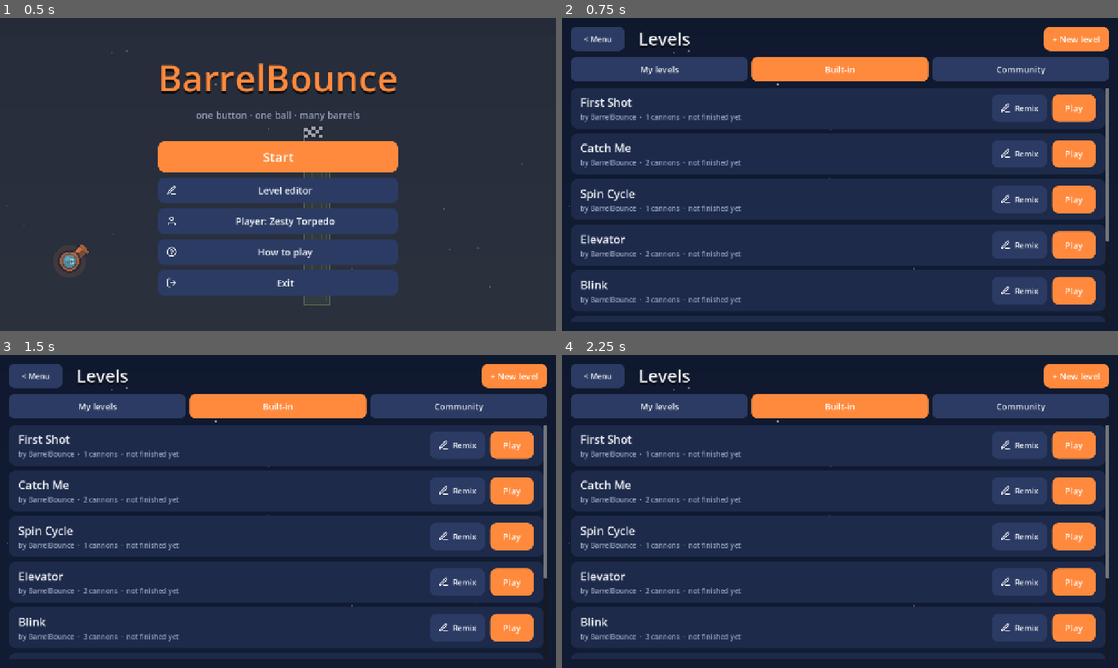
Above: before the commit, frames 1-4 (two rows, left to right).
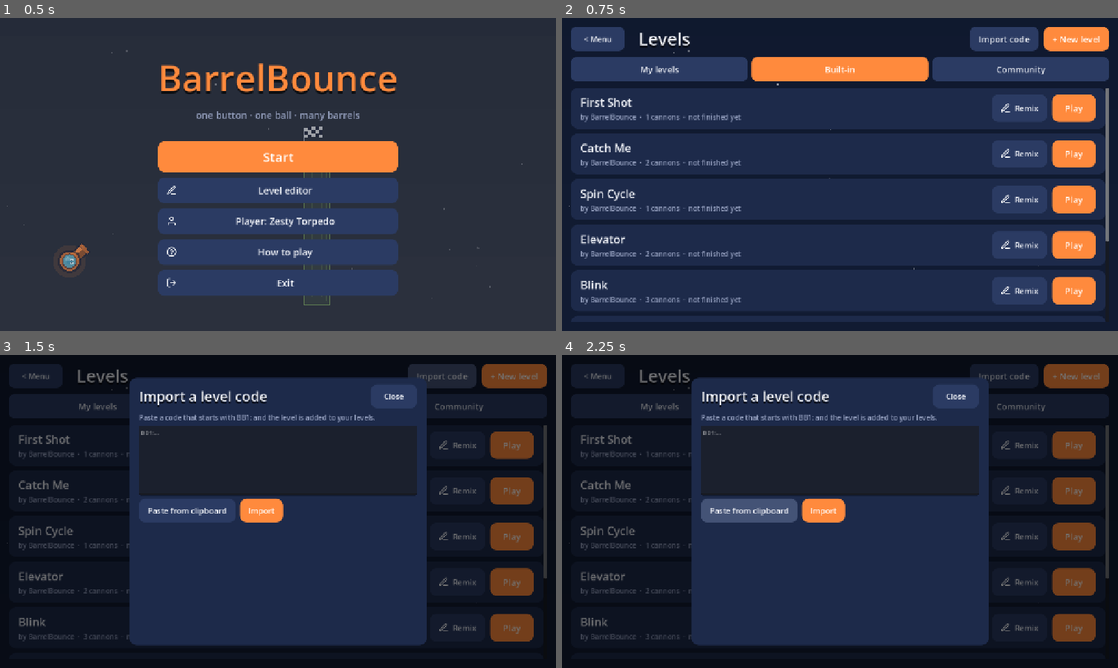
Above: after the commit, the same moments.

Repository: incredibleLeitman/BarrelBounce
Game: Godot game, scene res://scenes/main_menu.tscn
Two runs of this game, one before a commit and one after it. Both use one fixed random seed, a clock stepped at 60 frames per second and the inputs below.
Inputs (mouse positions are in pixels of both pictures, inside the frame that each line leads up to):
- Up to frame 1 (0.5 s): no input
- Up to frame 2 (0.75 s): click "Start" at 0.5 s
- Up to frame 3 (1.5 s): click (444, 376) at 1.25 s, where only the run after the commit has a clickable "Import code"
- Up to frame 4 (2.25 s): click (751, 511) at 2 s, where only the run after the commit has a clickable "Paste from clipboard"

Frame 1 is identical in both runs. In frame 2, 0.9% of the frame differs, in the area x 73-86%, y 2-11%; in frame 3, 74%; in frame 4, 74%, in the area x 0-100%, y 0-100%.

Commit message:
Share levels as codes
Share button per user level shows a BB1: code (deflate + base64 JSON),
Import code in level select adds a pasted level with a fresh id.
Round-trip and validation covered by the smoke test.

Co-Authored-By: Claude Fable 5.1 <noreply@anthropic.com>
Claude-Session: https://claude.ai/code/session_01P1Bjp7HghSrjiHKHQrjXiS

Diff:
--- a/scripts/game_state.gd
+++ b/scripts/game_state.gd
@@ -189,6 +189,47 @@
 		dir.remove(level_id + ".json")
 
 
+# ---------------------------------------------------------------- level codes
+
+const CODE_PREFIX := "BB1:"
+const CODE_MAX_BYTES := 1 << 20
+
+
+## A level as a shareable text: deflate-compressed JSON, base64, with a version prefix.
+func level_to_code(level: Dictionary) -> String:
+	var payload := level.duplicate(true)
+	payload.erase("modified")
+	payload.erase("id")
+	var raw := JSON.stringify(payload).to_utf8_buffer()
+	return CODE_PREFIX + Marshalls.raw_to_base64(raw.compress(FileAccess.COMPRESSION_DEFLATE))
+
+
+## Inverse of [method level_to_code]. Returns {} for anything that is not a valid level.
+## The imported level gets a fresh id so it never overwrites an existing one.
+func level_from_code(code: String) -> Dictionary:
+	var text := code.strip_edges().replace("\n", "").replace(" ", "")
+	if not text.begins_with(CODE_PREFIX):
+		return {}
+	var packed := Marshalls.base64_to_raw(text.substr(CODE_PREFIX.length()))
+	if packed.is_empty():
+		return {}
+	var raw := packed.decompress_dynamic(CODE_MAX_BYTES, FileAccess.COMPRESSION_DEFLATE)
+	if raw.is_empty():
+		return {}
+	var data = JSON.parse_string(raw.get_string_from_utf8())
+	if typeof(data) != TYPE_DICTIONARY:
+		return {}
+	if typeof(data.get("cannons")) != TYPE_ARRAY or data["cannons"].is_empty():
+		return {}
+	for c in data["cannons"]:
+		if typeof(c) != TYPE_DICTIONARY or not c.has("x") or not c.has("y"):
+			return {}
+	if typeof(data.get("finish")) != TYPE_DICTIONARY:
+		return {}
+	data["id"] = new_level_id()
+	return normalize_level(data)
+
+
 # ---------------------------------------------------------------- scores
 
 func best_ticks(level_id: String) -> int:
--- a/scripts/level_select.gd
+++ b/scripts/level_select.gd
@@ -43,6 +43,9 @@
 	top.add_child(UI.spacer(8, false))
 	top.add_child(UI.title("Levels", 40))
 	top.add_child(UI.hspacer_expand())
+	var import_btn := UI.button("Import code", 48, 20)
+	import_btn.pressed.connect(_show_import)
+	top.add_child(import_btn)
 	var new_btn := UI.accent_button("+ New level", 48, 20)
 	new_btn.pressed.connect(func():
 		GameState.editor_level = GameState.new_level()
@@ -120,6 +123,9 @@
 	info.add_child(UI.label(meta, 16, UI.MUTED))
 
 	if editable:
+		var share := UI.small_button("  Share  ")
+		share.pressed.connect(func(): _show_share(level))
+		row.add_child(share)
 		var del := UI.icon_button("", "trash")
 		del.pressed.connect(func():
 			UI.confirm(UI.root_of(ui), "Delete level?", "“%s” will be gone for good." % str(level.get("name", "")), "Delete", func():
@@ -139,3 +145,71 @@
 	var play := UI.accent_button("  Play  ", 48, 20)
 	play.pressed.connect(func(): GameState.play_level(level))
 	row.add_child(play)
+
+
+# ---------------------------------------------------------------- level codes
+
+func _show_share(level: Dictionary) -> void:
+	var root := UI.root_of(ui)
+	var body := UI.dialog(root, "Share “%s”" % str(level.get("name", "")), 640)
+	body.add_child(UI.label("Send this code to a friend. They paste it under “Import code”.", 16, UI.MUTED))
+	var code := GameState.level_to_code(level)
+	var box := TextEdit.new()
+	box.text = code
+	box.editable = false
+	box.wrap_mode = TextEdit.LINE_WRAPPING_BOUNDARY
+	box.custom_minimum_size = Vector2(0, 160)
+	box.add_theme_font_size_override("font_size", 14)
+	body.add_child(box)
+	var row := HBoxContainer.new()
+	row.add_theme_constant_override("separation", 10)
+	body.add_child(row)
+	var copy := UI.accent_button("Copy to clipboard", 48, 18)
+	copy.pressed.connect(func():
+		DisplayServer.clipboard_set(code)
+		UI.toast(root, "Code copied", UI.GOOD))
+	row.add_child(copy)
+	var select := UI.button("Select all", 48, 18)
+	select.pressed.connect(func():
+		box.grab_focus()
+		box.select_all())
+	row.add_child(select)
+	body.add_child(UI.label("%d characters" % code.length(), 13, UI.MUTED))
+
+
+func _show_import() -> void:
+	var root := UI.root_of(ui)
+	var body := UI.dialog(root, "Import a level code", 640)
+	body.add_child(UI.label("Paste a code that starts with BB1: and the level is added to your levels.", 16, UI.MUTED))
+	var box := TextEdit.new()
+	box.placeholder_text = "BB1:..."
+	box.wrap_mode = TextEdit.LINE_WRAPPING_BOUNDARY
+	box.custom_minimum_size = Vector2(0, 160)
+	box.add_theme_font_size_override("font_size", 14)
+	body.add_child(box)
+	var status := UI.label("", 15, UI.BAD)
+	var row := HBoxContainer.new()
+	row.add_theme_constant_override("separation", 10)
+	body.add_child(row)
+	var paste := UI.button("Paste from clipboard", 48, 18)
+	paste.pressed.connect(func(): box.text = DisplayServer.clipboard_get())
+	row.add_child(paste)
+	var do_import := UI.accent_button("Import", 48, 18)
+	do_import.pressed.connect(func():
+		var level := GameState.level_from_code(box.text)
+		if level.is_empty():
+			status.text = "That is not a valid level code."
+			return
+		if GameState.save_user_level(level):
+			# Close the dialog (its shade is the dialog's top-most ancestor under the UI root).
+			var shade := body
+			while shade.get_parent() != root:
+				shade = shade.get_parent()
+			shade.queue_free()
+			tab = Tab.MINE
+			_refresh()
+			UI.toast(root, "Imported “%s” by %s" % [str(level.get("name", "")), str(level.get("author", "?"))], UI.GOOD)
+		else:
+			status.text = "Could not save the level.")
+	row.add_child(do_import)
+	body.add_child(status)
--- a/tools/smoke_test.gd
+++ b/tools/smoke_test.gd
@@ -12,6 +12,7 @@
 	await _test_play_with_taps()
 	await _test_editor_roundtrip()
 	await _test_level_select_lists_saved_level()
+	_test_level_codes()
 	print("SMOKE TEST " + ("PASSED" if failures == 0 else "FAILED (%d)" % failures))
 	get_tree().quit(0 if failures == 0 else 1)
 
@@ -150,3 +151,17 @@
 	check(not still, "level deleted again")
 	select.queue_free()
 	await get_tree().process_frame
+
+
+func _test_level_codes() -> void:
+	print("level codes: round trip and validation")
+	var level: Dictionary = GameState.builtin_levels()[6]
+	var code := GameState.level_to_code(level)
+	check(code.begins_with("BB1:") and code.length() < 900, "code is compact: %d chars" % code.length())
+	var back := GameState.level_from_code(code + "\n")
+	check(not back.is_empty(), "code decodes")
+	check(back.get("name") == level["name"] and back["cannons"].size() == level["cannons"].size(), "name and cannons survive the round trip")
+	check(back["cannons"][1]["behaviors"][0]["type"] == "move", "behaviours survive the round trip")
+	check(back["id"] != level["id"], "imported level gets a fresh id")
+	check(GameState.level_from_code("hello").is_empty(), "garbage is rejected")
+	check(GameState.level_from_code("BB1:aGVsbG8=").is_empty(), "non-level payload is rejected")
Not shown, changed: README.md
